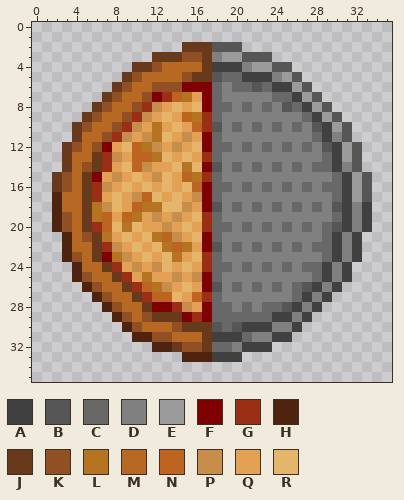
One commit to this pixel-art sprite: Assets/Sprites/Halfpizza.png. Above: the version before the commit.
The file is 36x36 pixels.
Palette (. is transparent): A #404040  B #565656  C #686868  D #808080  E #9b9b9b  F #7f0000  G #9b2f15  H #4e2310  J #68391a  K #905024  L #b57422  M #b76822  N #bd6420  P #c68d4b  Q #e3a155  R #e5b56b
Pixels before, first column x 2:
 2 .............JJJBBB.............
 3 ..........JJJKKJDEEBBB..........
 4 ........JJKMMMMJAAADEEBB........
 5 .......JKMMMMKJJBCCAAADEB.......
 6 ......JKMMKKKFFFCDCCBCAAEB......
 7 .....JKMMKFGNLQFCDDDDDCCAEB.....
 8 ....JKMMKGPQRQRFCCDCDCDBCAEB....
 9 ...JKMMKGPQRQNLGCDDDDDDDDCAEB...
10 ..JKMMKGPQLQRQNGBDCDCDCDCDBAEB..
11 ..JMMKGPQPLRQPQFCDDDDDDDDDCADB..
12 .JKMKFQRNLPQPQRFCCDCDCDCDCDBAEB.
13 .JMMJGPQNNLRQRQGCDDDDDDDDDDCAEB.
14 .JMKJGQRNPQQRLRFBDCDCDCDCDCCADB.
15 JKMJFQPQRQPRQNLGCDDDDDDDDDDDCAEB
16 JKMJGPQRQRQRQRNFCCDCDCDCDCDCCAEB
17 HMMJGQRQPNRQRQPFCDDDDDDDDDDDCAEB
18 HMMJLPRQNLLRRPQFBDCDCDCDCDCDBADA
19 HKMJLNQNLQPQPQRGCDDDDDDDDDDDCADA
20 HKMJGNRLRQQPQRQGCCDCDCDCDCDCBADA
21 .HMKJLQRQRLNPQRFCDDDDDDDDDDCADA.
22 .HMMJGPQRQRLNLQFBDCDCDCDCDCCADA.
23 .HKMJFLPQRQRLQRGCDDDDDDDDDDCADA.
24 ..HMMJGQPQPRQRQGCCDCDCDCDCCADA..
25 ..HKMMJGQLQQPQPFCDDDDDDDDDCADA..
26 ...HKMMJGNLPQRQFBDCDCDCDCBADA...
27 ....HKMMJGNNRQNGCDDDDDDDCADA....
28 .....HKMMJFFGPQFCCDCDCCBADA.....
29 ......HKMKJJJFGFCCCCCCAADA......
30 .......HKMMMKJJJBCBAAADDA.......
31 ........HHKKMMMJAAACDDAA........
32 ..........HHJKKJCCDAAA..........
33 .............HHHAAA.............
The result:
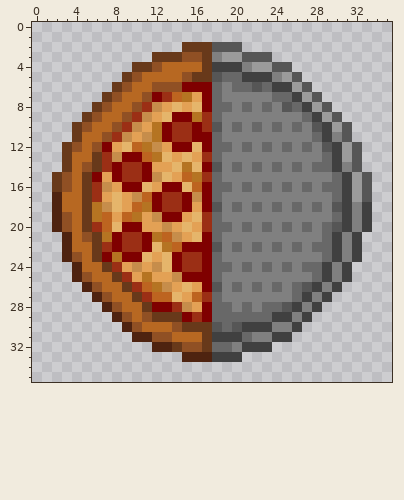
Change:
Changed rows in their new state; - is an unchanged pixel.
first column x 8:
 9 ------FF--
10 -----FGGF-
11 -----FGGF-
12 ------FF--
13 -FF-------
14 FGGF------
15 FGGF------
16 -FF--FF---
17 ----FGGF--
18 ----FGGF--
19 -----FF---
20 -FF-------
21 FGGF------
22 FGGF---FF-
23 -FF---FGGF
24 ------FGGF
25 -------FF-
